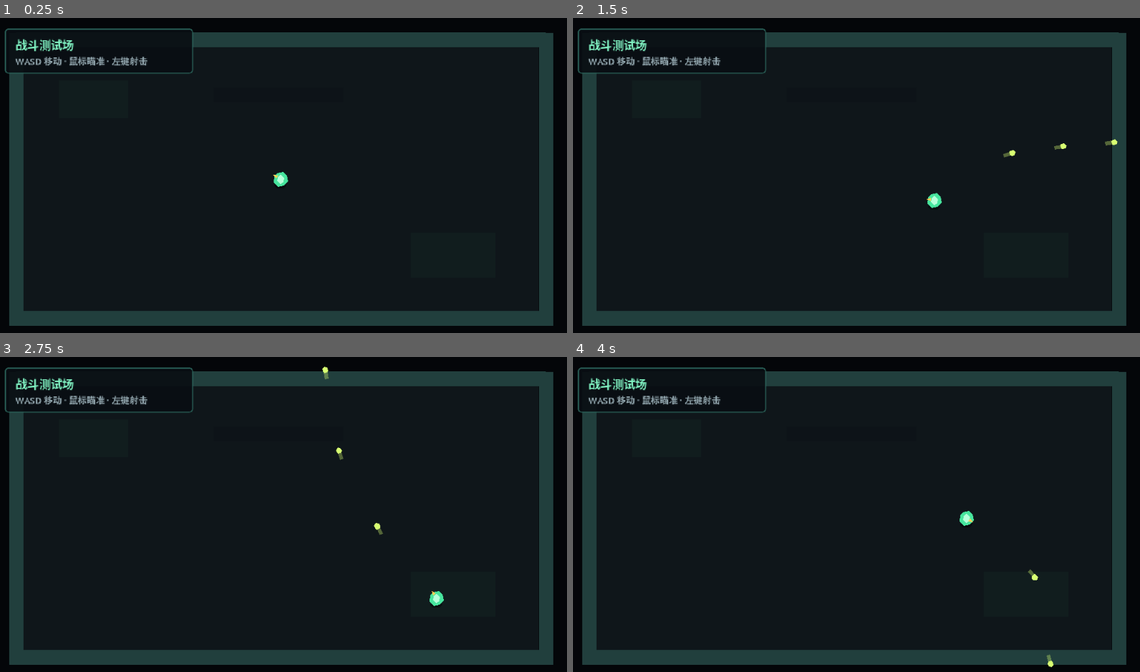
Above: before the commit, frames 1-4 (two rows, left to right).
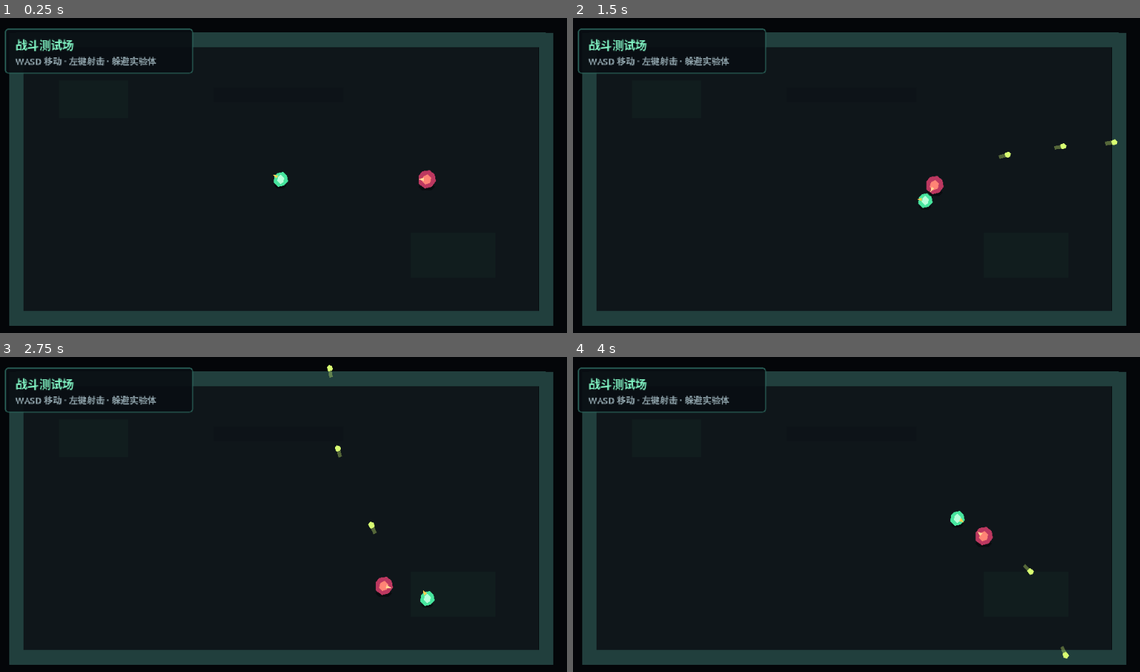
Above: after the commit, the same moments.

Repository: LIJUNCAN1/-Roguelike
Game: Godot game, scene res://scenes/main/main.tscn
Same seed, same stepped clock (60 frames per second), same inputs: the game is played once before the commit and once after it.
Inputs (mouse positions are in pixels of both pictures, inside the frame that each line leads up to):
- Up to frame 1 (0.25 s): no input
- Up to frame 2 (1.5 s): move the mouse to (981, 162) at 0.52 s; press the mouse at (981, 162) at 0.53 s; hold D (move_right) 0.53-1.28 s; move the mouse to (737, 194) at 1.27 s; release the mouse at (737, 194) at 1.28 s; hold S (move_down) from 1.28 s (still down); click (737, 194) at 1.35 s
- Up to frame 3 (2.75 s): move the mouse to (340, 448) at 2.02 s; release S (move_down) at 2.03 s; press the mouse at (340, 448) at 2.03 s; hold D (move_right) from 2.03 s (still down)
- Up to frame 4 (4 s): move the mouse to (822, 583) at 2.77 s; release D (move_right) at 2.78 s; release the mouse at (822, 583) at 2.78 s; hold W (move_up) 2.78-3.53 s; click (822, 583) at 2.85 s; move the mouse to (1026, 564) at 3.52 s; press the mouse at (1026, 564) at 3.53 s; hold A (move_left) from 3.53 s (still down)

The runs differ from the first frame. In frame 1, 0.4% of the frame differs, in the area x 12-77%, y 12-55%; in frame 2, 0.6%; in frame 3, 0.7%, in the area x 12-79%, y 2-80%; in frame 4, 0.7%.

Commit message:
feat: add data-driven chasing enemy

Diff:
--- /dev/null
+++ b/data/enemies/test_chaser.tres
@@ -0,0 +1,10 @@
+[gd_resource type="Resource" script_class="EnemyData" load_steps=2 format=3]
+
+[ext_resource type="Script" path="res://scripts/actors/enemy_data.gd" id="1_enemy_data"]
+
+[resource]
+script = ExtResource("1_enemy_data")
+id = &"test_chaser"
+display_name = "追踪实验体"
+move_speed = 70.0
+stopping_distance = 18.0
--- /dev/null
+++ b/scenes/enemies/test_chaser.tscn
@@ -0,0 +1,37 @@
+[gd_scene load_steps=5 format=3]
+
+[ext_resource type="Script" path="res://scripts/actors/enemy_controller.gd" id="1_enemy_controller"]
+[ext_resource type="Script" path="res://scripts/actors/movement_component.gd" id="2_movement_component"]
+[ext_resource type="Resource" path="res://data/enemies/test_chaser.tres" id="3_enemy_data"]
+
+[sub_resource type="CircleShape2D" id="CircleShape2D_enemy"]
+radius = 9.0
+
+[node name="TestChaser" type="CharacterBody2D"]
+collision_layer = 4
+collision_mask = 1
+script = ExtResource("1_enemy_controller")
+enemy_data = ExtResource("3_enemy_data")
+
+[node name="MovementComponent" type="Node" parent="."]
+script = ExtResource("2_movement_component")
+
+[node name="Shadow" type="Polygon2D" parent="."]
+position = Vector2(0, 8)
+polygon = PackedVector2Array(-9, 0, -6, -4, 6, -4, 9, 0, 6, 4, -6, 4)
+color = Color(0.015, 0.02, 0.03, 0.55)
+
+[node name="Body" type="Polygon2D" parent="."]
+polygon = PackedVector2Array(-9, -4, -5, -9, 3, -10, 9, -6, 10, 2, 6, 8, -2, 10, -9, 5)
+color = Color(0.74, 0.22, 0.38, 1)
+
+[node name="Core" type="Polygon2D" parent="."]
+polygon = PackedVector2Array(-4, -3, 1, -6, 5, -2, 4, 4, -1, 6, -5, 2)
+color = Color(1, 0.52, 0.46, 1)
+
+[node name="FacingMarker" type="Polygon2D" parent="."]
+polygon = PackedVector2Array(3, -2, 9, 0, 3, 2)
+color = Color(1, 0.84, 0.58, 1)
+
+[node name="CollisionShape2D" type="CollisionShape2D" parent="."]
+shape = SubResource("CircleShape2D_enemy")
--- a/scenes/main/main.tscn
+++ b/scenes/main/main.tscn
@@ -1,6 +1,7 @@
-[gd_scene load_steps=6 format=3]
+[gd_scene load_steps=7 format=3]
 
 [ext_resource type="PackedScene" path="res://scenes/player/player.tscn" id="1_player"]
+[ext_resource type="PackedScene" path="res://scenes/enemies/test_chaser.tscn" id="2_enemy"]
 
 [sub_resource type="RectangleShape2D" id="RectangleShape2D_horizontal"]
 size = Vector2(576, 16)
@@ -92,6 +93,10 @@
 position = Vector2(320, 180)
 projectile_container_path = NodePath("../Projectiles")
 
+[node name="TestChaser" parent="World" instance=ExtResource("2_enemy")]
+position = Vector2(500, 180)
+target_path = NodePath("../Player")
+
 [node name="Interface" type="CanvasLayer" parent="."]
 
 [node name="StagePanel" type="PanelContainer" parent="Interface"]
@@ -118,4 +123,4 @@
 [node name="Status" type="Label" parent="Interface/StagePanel/MarginContainer/Labels"]
 theme_override_colors/font_color = Color(0.58, 0.66, 0.69, 1)
 theme_override_font_sizes/font_size = 10
-text = "WASD 移动 · 鼠标瞄准 · 左键射击"
+text = "WASD 移动 · 左键射击 · 躲避实验体"
--- a/scenes/player/player.tscn
+++ b/scenes/player/player.tscn
@@ -11,7 +11,7 @@
 
 [node name="Player" type="CharacterBody2D"]
 collision_layer = 1
-collision_mask = 1
+collision_mask = 5
 script = ExtResource("1_player_controller")
 character_data = ExtResource("3_character_data")
 
--- /dev/null
+++ b/scripts/actors/enemy_controller.gd
@@ -0,0 +1,48 @@
+class_name EnemyController
+extends CharacterBody2D
+
+@export var enemy_data: EnemyData
+@export_node_path("Node2D") var target_path: NodePath
+
+@onready var movement_component: MovementComponent = $MovementComponent
+@onready var facing_marker: Polygon2D = $FacingMarker
+
+var target: Node2D
+var facing_direction: Vector2 = Vector2.LEFT
+
+
+func _ready() -> void:
+	if enemy_data == null:
+		push_error("Enemy requires an EnemyData resource.")
+		return
+
+	movement_component.configure(enemy_data.move_speed)
+	target = get_node_or_null(target_path) as Node2D
+	_update_facing_visual()
+
+
+func _physics_process(_delta: float) -> void:
+	if target == null or not is_instance_valid(target):
+		movement_component.move(self, Vector2.ZERO)
+		return
+
+	var target_offset := target.global_position - global_position
+	if target_offset.length() <= enemy_data.stopping_distance:
+		movement_component.move(self, Vector2.ZERO)
+		return
+
+	facing_direction = target_offset.normalized()
+	_update_facing_visual()
+	movement_component.move(self, facing_direction)
+
+
+func set_target(new_target: Node2D) -> void:
+	target = new_target
+
+
+func get_facing_direction() -> Vector2:
+	return facing_direction
+
+
+func _update_facing_visual() -> void:
+	facing_marker.rotation = facing_direction.angle()
--- /dev/null
+++ b/scripts/actors/enemy_data.gd
@@ -0,0 +1,12 @@
+class_name EnemyData
+extends Resource
+
+@export_group("Identity")
+@export var id: StringName
+@export var display_name: String
+
+@export_group("Movement")
+@export_range(0.0, 1000.0, 1.0, "or_greater")
+var move_speed: float = 70.0
+@export_range(0.0, 200.0, 1.0, "or_greater")
+var stopping_distance: float = 18.0
--- /dev/null
+++ b/tests/enemy_chase_smoke_test.gd
@@ -0,0 +1,37 @@
+extends SceneTree
+
+
+func _init() -> void:
+	call_deferred("_run")
+
+
+func _run() -> void:
+	var main_scene := load("res://scenes/main/main.tscn") as PackedScene
+	var main := main_scene.instantiate()
+	root.add_child(main)
+	await physics_frame
+
+	var player := main.get_node("World/Player") as CharacterBody2D
+	var enemy := main.get_node("World/TestChaser") as CharacterBody2D
+	var start_distance := enemy.global_position.distance_to(
+		player.global_position
+	)
+
+	for frame_index in 5:
+		await physics_frame
+
+	var current_distance := enemy.global_position.distance_to(
+		player.global_position
+	)
+	if current_distance >= start_distance:
+		push_error("Enemy did not chase the player.")
+		quit(1)
+		return
+
+	if enemy.get_facing_direction().x >= 0.0:
+		push_error("Enemy did not face toward the player.")
+		quit(1)
+		return
+
+	print("Enemy chase smoke test passed.")
+	quit()
Not shown, added: scripts/actors/enemy_controller.gd.uid
Not shown, added: scripts/actors/enemy_data.gd.uid
Not shown, added: tests/enemy_chase_smoke_test.gd.uid
Not shown, added: tests/projectile_firing_smoke_test.gd.uid
Not shown, changed: README.md
